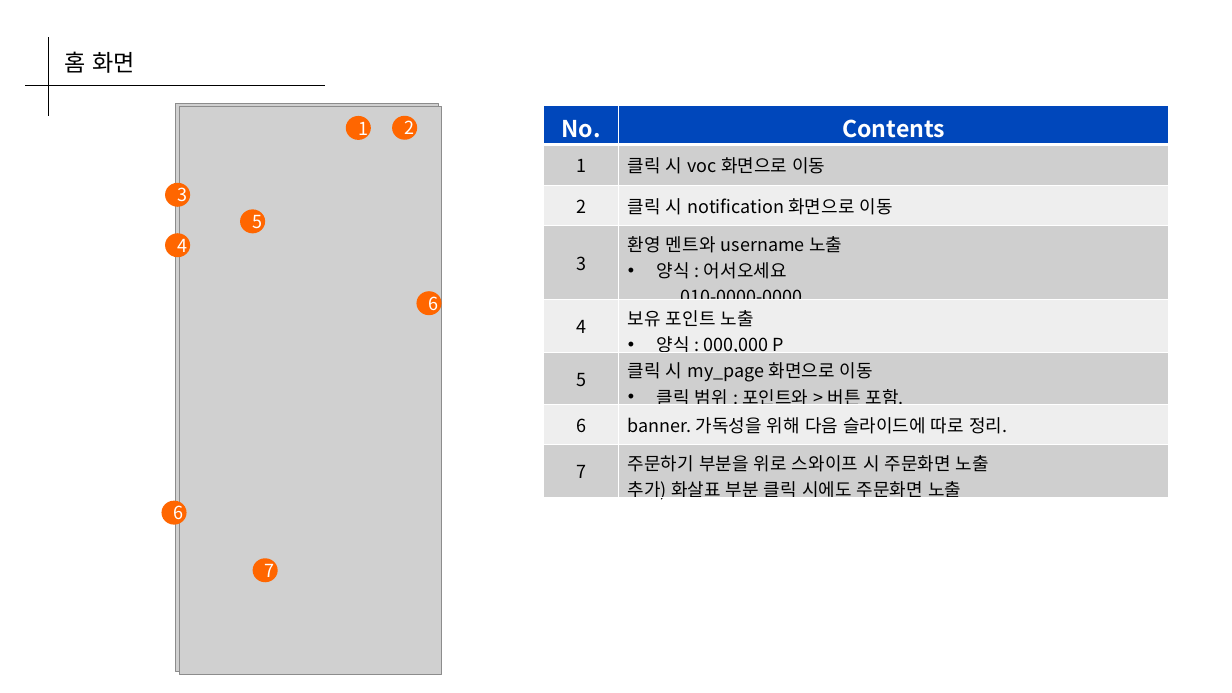
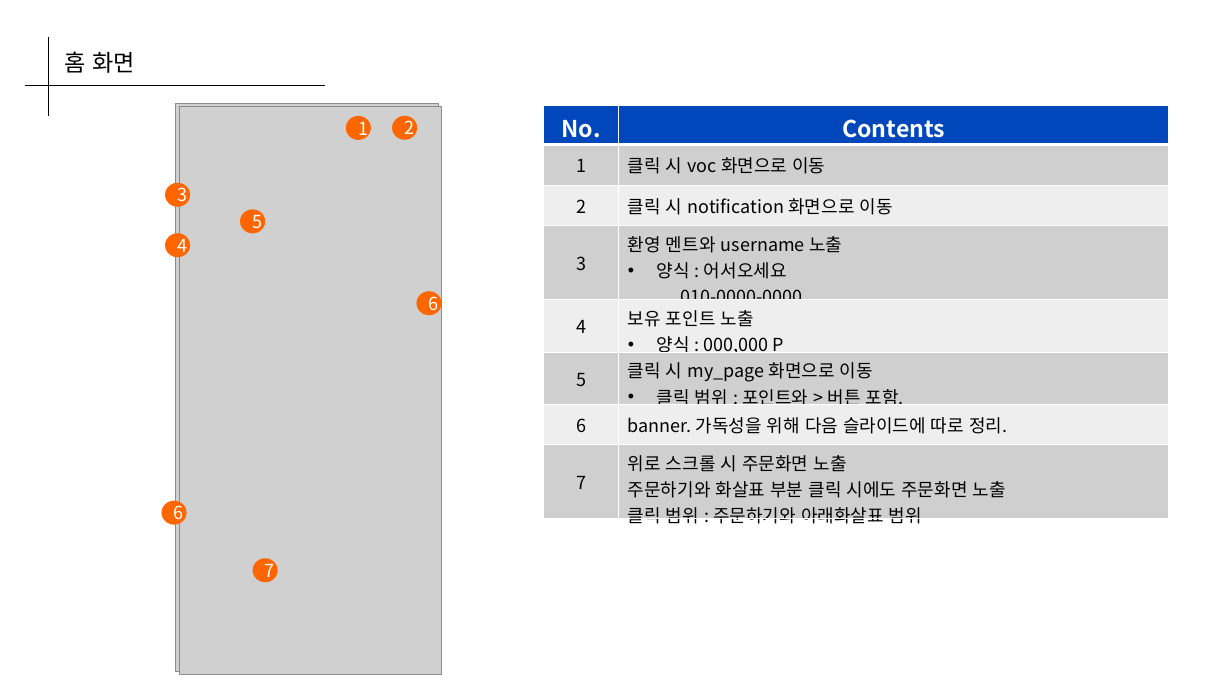
Before and after one commit to Coffee-Street/Document, a slide deck: slide 22 of assets/Planning/1_strada_coffee.pptx. Drawn at 1232x693 pixels with LibreOffice and Linux fonts; fonts in the diff are those of the drawing; grey boxes stand for pictures. Boxes give left, top, right and bottom in pixels: in the first picture for what was removed or moved away, otherwise in the second. Text is boxed around its words. In the diff, an @@ line names an element or a change of style, - is before the commit and + after.

Commit message:
Document Update
 - 기획서 로그인 UI 사진 변경 및 기획 추가

```diff
--- a/assets/Planning/1_strada_coffee.pptx
+++ b/assets/Planning/1_strada_coffee.pptx
@@ table at box(544, 106, 1170, 532) @@
-row 8, column 2: 주문하기 부분을 위로 스와이프 시 주문화면 노출 / 추가) 화살표 부분 클릭 시에도 주문화면 노출
+row 8, column 2: 위로 스크롤 시 주문화면 노출 / 주문하기와 화살표 부분 클릭 시에도 주문화면 노출 / 클릭 범위 : 주문하기와 아래화살표 범위
```
Also in this commit, not shown: 3 other slides changed.
